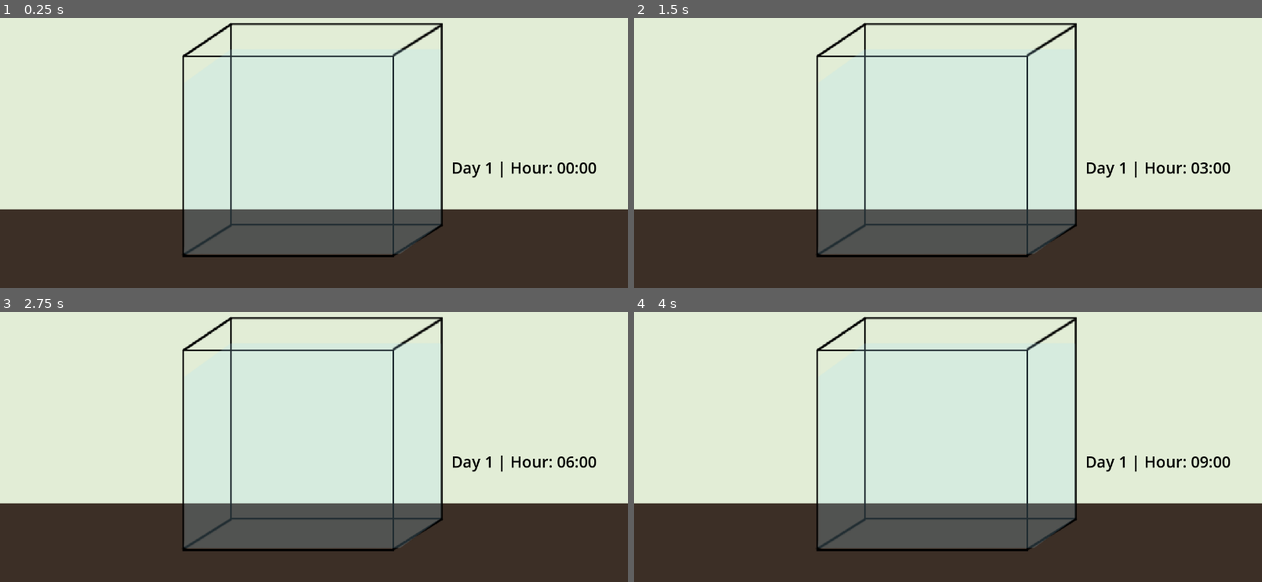
Above: before the commit, frames 1-4 (two rows, left to right).
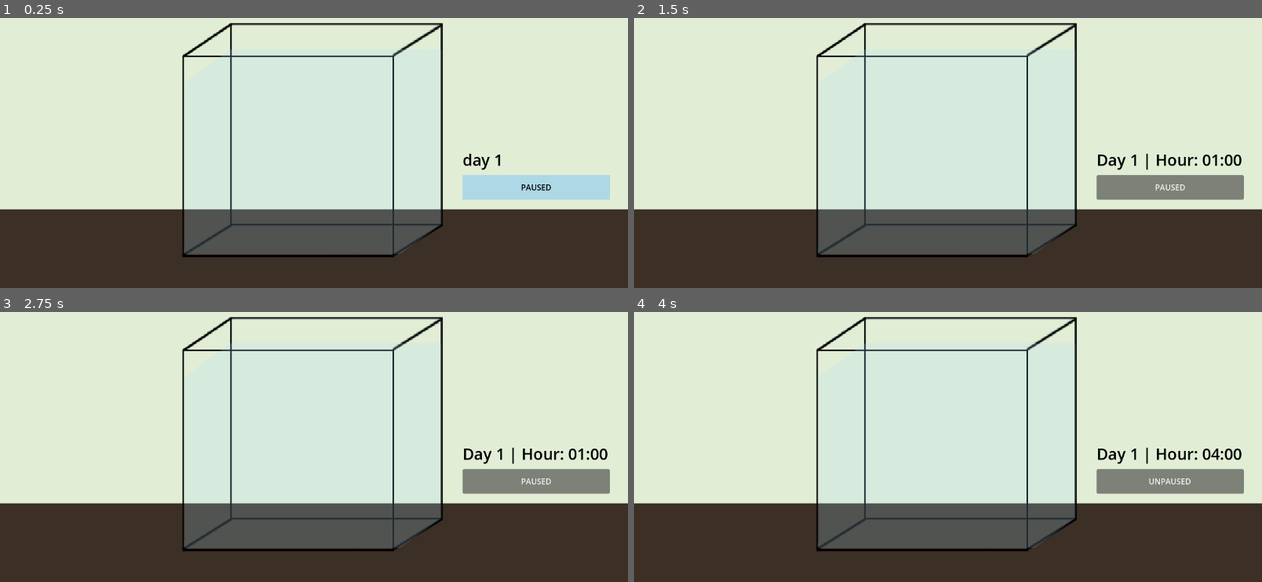
Above: after the commit, the same moments.

Repository: jac192133/Ecobana
Game: Godot game, scene res://scenes/RoomScene.tscn
The game is run twice, just before and just after one commit, with the same random seed, the same clock (stepped at 60 frames per second) and the same inputs.
Inputs (mouse positions are in pixels of both pictures, inside the frame that each line leads up to):
- Up to frame 1 (0.25 s): no input
- Up to frame 2 (1.5 s): click (1167, 188) at 0.5 s, where only the run after the commit has a clickable "PAUSED"; click (1167, 188) at 1.25 s, where only the run after the commit has a clickable "UNPAUSED"
- Up to frame 3 (2.75 s): tap Enter at 2 s
- Up to frame 4 (4 s): tap Space (pause_toggle) at 2.75 s

The runs differ from the first frame. In frame 1, 2.7% of the frame differs, in the area x 72-98%, y 50-68%; in frame 2, 2.9%; in frame 3, 2.9%; in frame 4, 2.9%.

Commit message:
added pause unpause button

Diff:
--- a/godotecobana/scenes/RoomScene.tscn
+++ b/godotecobana/scenes/RoomScene.tscn
@@ -6,6 +6,7 @@
 [ext_resource type="Texture2D" uid="uid://cmwfw2bvbrch2" path="res://assets/water.png" id="5_6y8bk"]
 [ext_resource type="Shader" path="res://shaders/water_shader.gdshader" id="5_ars8m"]
 [ext_resource type="Script" path="res://scenes/time_manager.gd" id="7_pvwk2"]
+[ext_resource type="Script" path="res://scenes/pause_toggle_button.gd" id="8_halce"]
 [ext_resource type="Script" path="res://scenes/calender_label.gd" id="8_yqss7"]
 
 [sub_resource type="ShaderMaterial" id="ShaderMaterial_b8m4u"]
@@ -52,13 +53,20 @@
 
 [node name="CalenderLabel" type="Label" parent="Control"]
 layout_mode = 0
-offset_left = 346.0
-offset_top = 184.0
-offset_right = 454.0
-offset_bottom = 242.0
+offset_left = 369.0
+offset_top = 168.0
+offset_right = 477.0
+offset_bottom = 226.0
 theme_override_colors/font_color = Color(0, 0, 0, 1)
 theme_override_font_sizes/font_size = 32
 text = "day 1"
 script = ExtResource("8_yqss7")
 
+[node name="PauseToggleButton" type="Button" parent="."]
+offset_left = 369.0
+offset_top = 222.0
+offset_right = 669.0
+offset_bottom = 272.0
+script = ExtResource("8_halce")
+
 [connection signal="time_updated" from="TimeManager" to="Control/CalenderLabel" method="_on_time_manager_time_updated"]
--- /dev/null
+++ b/godotecobana/scenes/pause_toggle_button.gd
@@ -0,0 +1,41 @@
+extends Button  # ✅ Correctly extending Button
+
+func _ready():
+	# Start the game in a paused state
+	get_tree().paused = true
+	update_button_appearance()
+
+	# Connect the button press signal
+	self.pressed.connect(_on_PauseToggleButton_pressed)
+
+	# Prevent Spacebar from accidentally "clicking" the button
+	focus_mode = Control.FOCUS_NONE
+
+	# Ensure the script always processes input (for Spacebar toggle)
+	process_mode = Node.PROCESS_MODE_ALWAYS
+
+func _input(event):
+	if event.is_action_pressed("pause_toggle"):  # Spacebar toggles pause
+		toggle_pause()
+
+func _on_PauseToggleButton_pressed():
+	toggle_pause()
+
+func toggle_pause():
+	# Toggle the paused state
+	get_tree().paused = not get_tree().paused
+	update_button_appearance()
+
+func update_button_appearance():
+	var style = StyleBoxFlat.new()
+
+	if get_tree().paused:
+		text = "PAUSED"
+		style.bg_color = Color(0.678, 0.847, 0.902)  # Light blue
+	else:
+		text = "UNPAUSED"
+		style.bg_color = Color(1.0, 0.627, 0.478)  # Light red
+
+	# Apply styles to the button
+	set("theme_override_styles/normal", style)
+	add_theme_color_override("font_color", Color(0, 0, 0))  # Black text
Not shown: 1 places in godotecobana/scenes/RoomScene.tscn that only renumber resources
